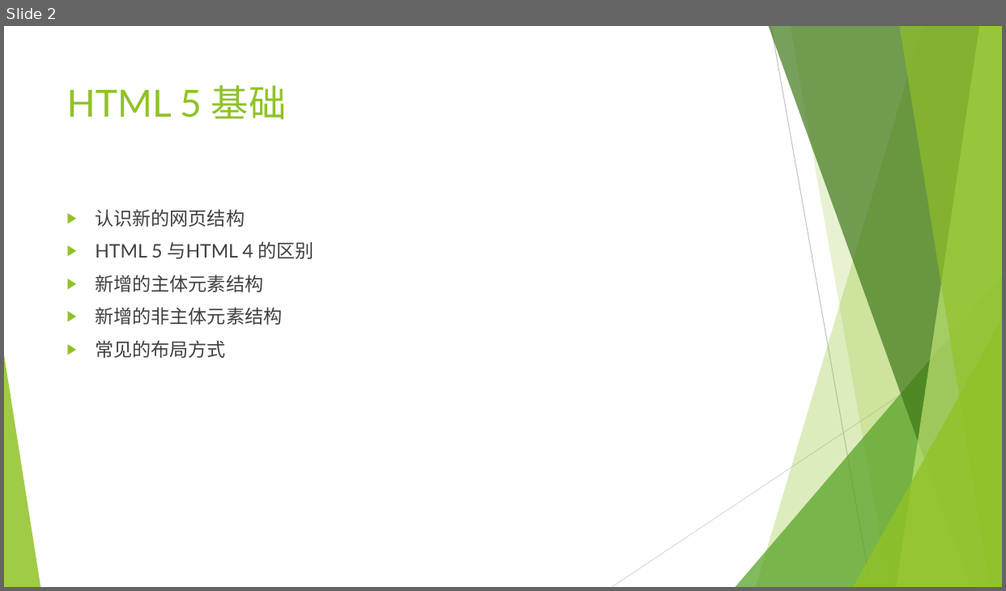
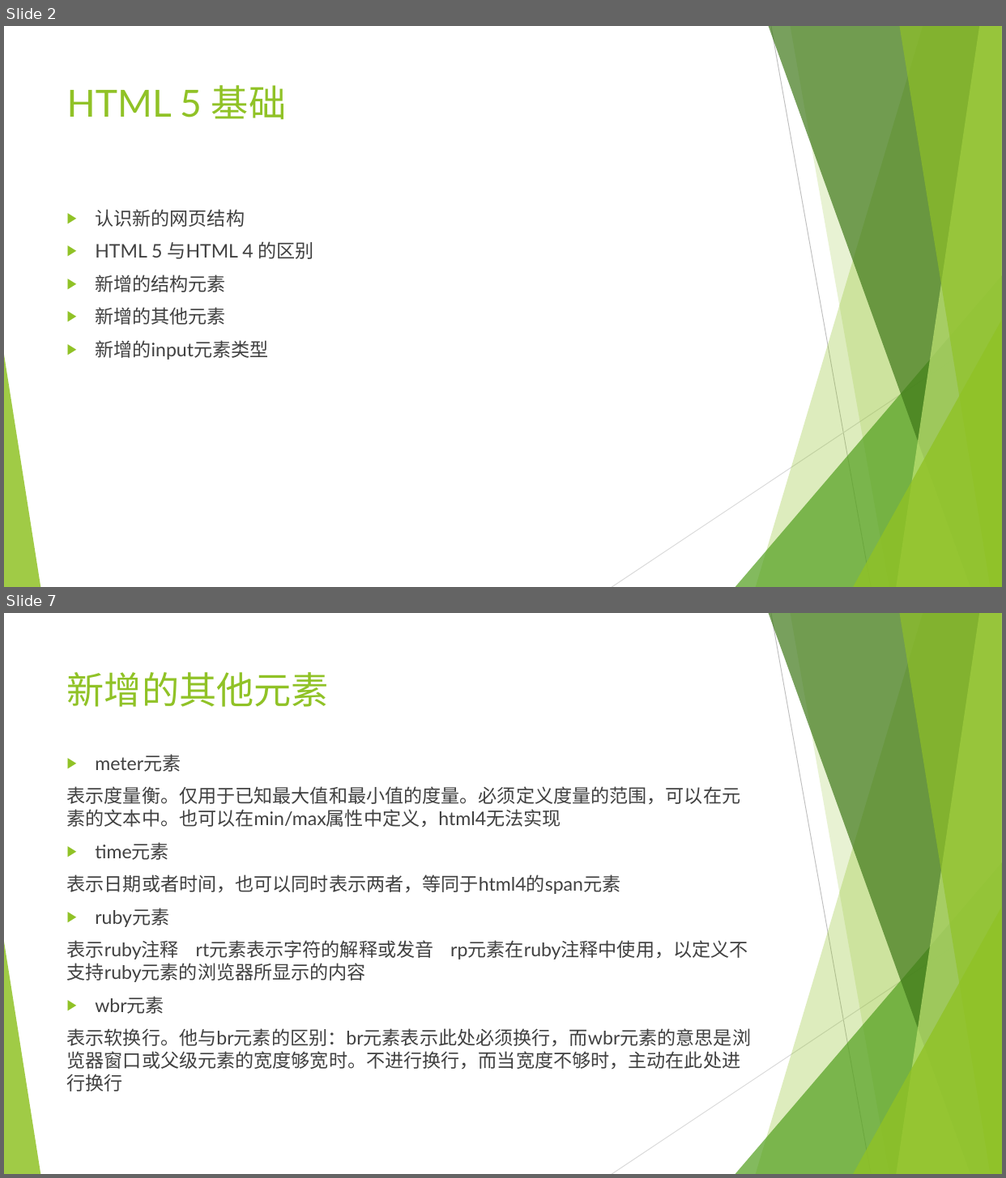
Before and after one commit to Guoye/Neusoft, a slide deck: lesson_HTML5/2.HTML5基础/2.HTML5基础.pptx. Shown one above the other, each under a label of ours: slide 2 before the commit, slides 2 and 7 after it; the slides between them are not shown. The pictures are 1006x591 and 1006x1178 pixels, drawn with LibreOffice and Linux fonts; fonts in the diff are those of the drawing. Boxes give left, top, right and bottom in pixels: in the first picture for what was removed or moved away, otherwise in the second. Text is boxed around its words. In the diff, an @@ line names an element or a change of style, - is before the commit and + after.

```diff
--- a/lesson_HTML5/2.HTML5基础/2.HTML5基础.pptx
+++ b/lesson_HTML5/2.HTML5基础/2.HTML5基础.pptx
@@ slide 7 added at <box>4,613,1002,1174</box>, background #FFFFFF; not listed: 10 template elements that a slide beside it also shows @@
@@ title added at <box>67,672,329,707</box>, 36 pt, text #90C226 @@
+新增的其他元素
@@ text added at <box>67,754,752,1092</box>, 18 pt, text #404040 @@
+▶ meter元素
+表示度量衡。仅用于已知最大值和最小值的度量。必须定义度量的范围，可以在元素的文本中。也可以在min/max属性中定义，html4无法实现
+▶ time元素
+表示日期或者时间，也可以同时表示两者，等同于html4的span元素
+▶ ruby元素
+表示ruby注释 rt元素表示字符的解释或发音 rp元素在ruby注释中使用，以定义不支持ruby元素的浏览器所显示的内容
+▶ wbr元素
+表示软换行。他与br元素的区别：br元素表示此处必须换行，而wbr元素的意思是浏览器窗口或父级元素的宽度够宽时。不进行换行，而当宽度不够时，主动在此处进行换行
@@ slide 2 changed as well @@
@@ text at <box>95,275,268,360</box>: text changed @@
-▶ 新增的主体元素结构
-▶ 新增的非主体元素结构
-▶ 常见的布局方式
+▶ 新增的结构元素
+▶ 新增的其他元素
+▶ 新增的input元素类型
```
Also in this commit, not shown: 2 other slides changed, 9 other slides added, 7 other files.
